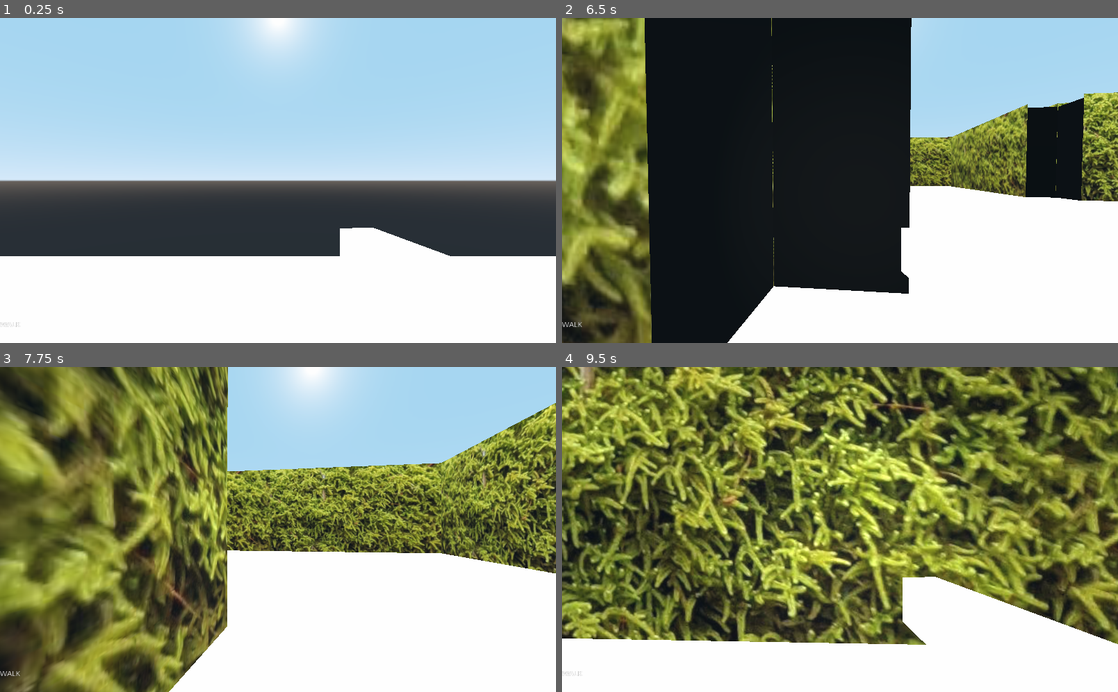
Above: before the commit, frames 1-4 (two rows, left to right).
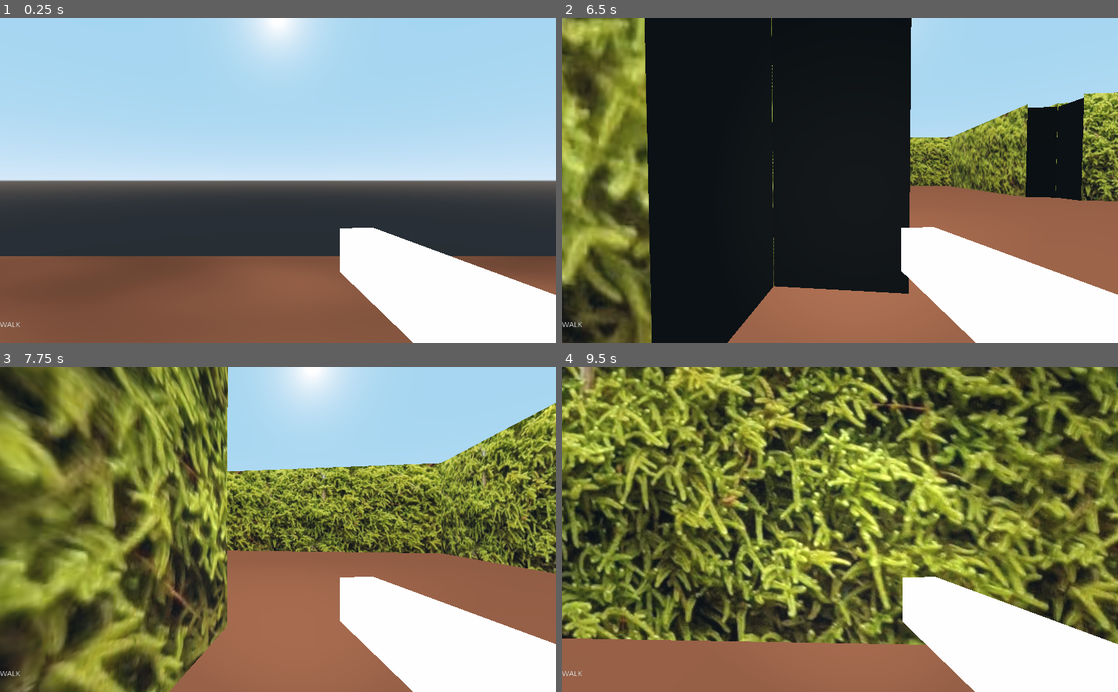
Above: after the commit, the same moments.

Repository: Terkwood/maze
Game: Godot game, scene res://HedgeMaze.tscn
Two runs of this game, one before a commit and one after it. Both use one fixed random seed, a clock stepped at 60 frames per second and the inputs below.
Inputs (mouse positions are in pixels of both pictures, inside the frame that each line leads up to):
- Up to frame 1 (0.25 s): no input
- Up to frame 2 (6.5 s): move the mouse to (867, 180) at 0.52 s; hold W 0.53-5.78 s; move the mouse to (812, 180) at 1.27 s; move the mouse to (851, 174) at 2.02 s; move the mouse to (834, 187) at 2.77 s; move the mouse to (878, 183) at 3.52 s; move the mouse to (795, 177) at 4.27 s; move the mouse to (845, 180) at 5.02 s; move the mouse to (817, 174) at 5.77 s; hold D from 5.78 s (still down)
- Up to frame 3 (7.75 s): move the mouse to (305, 529) at 6.52 s; release D at 6.53 s; hold W from 6.53 s (still down); move the mouse to (250, 529) at 7.27 s
- Up to frame 4 (9.5 s): move the mouse to (851, 523) at 8.02 s; move the mouse to (834, 536) at 8.77 s; release W at 8.78 s; hold A from 8.78 s (still down)

The runs differ from the first frame. In frame 1, 19% of the frame differs, in the area x 0-100%, y 73-100%; in frame 2, 13%; in frame 3, 17%; in frame 4, 11%.

Commit message:
color the floor

Diff:
--- a/HedgeMaze.tscn
+++ b/HedgeMaze.tscn
@@ -11,7 +11,17 @@
 ambient_light_color = Color( 1, 1, 1, 1 )
 ambient_light_sky_contribution = 0.0
 
-[sub_resource type="CubeMesh" id=2]
+[sub_resource type="OpenSimplexNoise" id=5]
+
+[sub_resource type="NoiseTexture" id=6]
+noise = SubResource( 5 )
+
+[sub_resource type="SpatialMaterial" id=7]
+albedo_color = Color( 0.721569, 0.458824, 0.329412, 1 )
+albedo_texture = SubResource( 6 )
+
+[sub_resource type="CubeMesh" id=8]
+material = SubResource( 7 )
 size = Vector3( 1000, 2, 1000 )
 
 [sub_resource type="BoxShape" id=3]
@@ -30,7 +40,7 @@
 transform = Transform( 1, 0, 0, 0, 1, 0, 0, 0, 1, 0, -2, 0 )
 
 [node name="MeshInstance" type="MeshInstance" parent="Floor"]
-mesh = SubResource( 2 )
+mesh = SubResource( 8 )
 material/0 = null
 
 [node name="CollisionShape" type="CollisionShape" parent="Floor"]
Not shown: 1 places in HedgeMaze.tscn that only renumber resources
